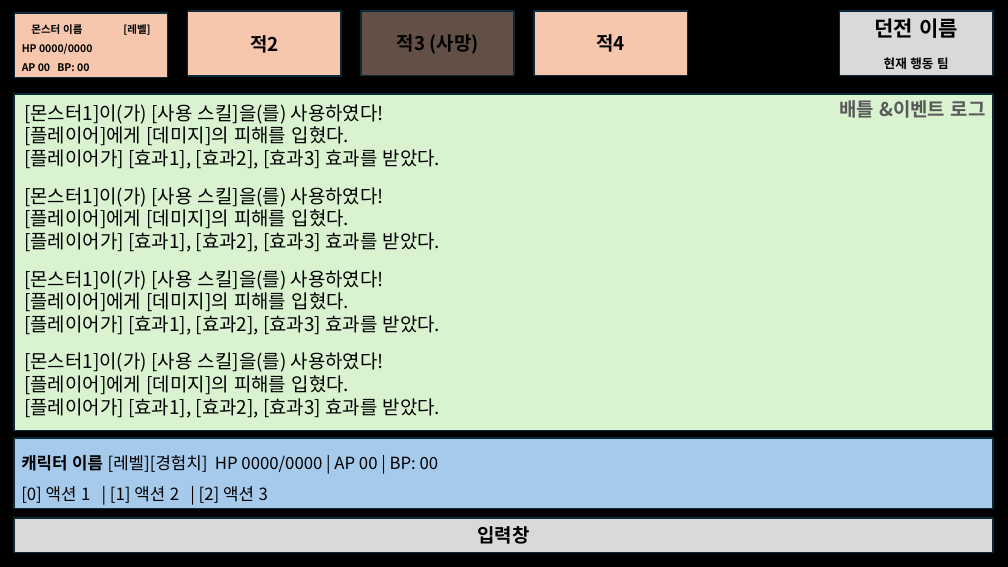
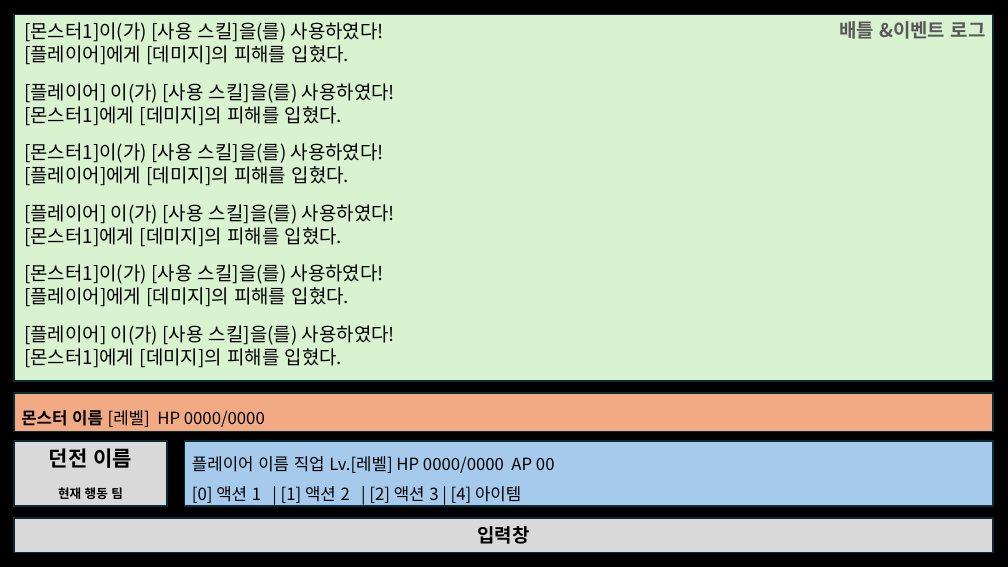
Before and after one commit to lsu0503/TextRPG_TeamProject2nd, a slide deck: slide 8 of Documents/TextRPG_와이어프레임.pptx. Drawn at 1008x567 pixels with LibreOffice and Linux fonts; fonts in the diff are those of the drawing. Boxes give left, top, right and bottom in pixels: in the first picture for what was removed or moved away, otherwise in the second. Text is boxed around its words. In the diff, an @@ line names an element or a change of style, - is before the commit and + after.

Commit message:
Update Wireframe PPT
Update Wireframe PPT

```diff
--- a/Documents/TextRPG_와이어프레임.pptx
+++ b/Documents/TextRPG_와이어프레임.pptx
@@ rectangle "배틀 &이벤트 로그": place and size @@
-rectangle "배틀 &이벤트 로그" at box(14, 94, 993, 430)
+rectangle "배틀 &이벤트 로그" at box(14, 14, 993, 381)
@@ text added at box(24, 22, 384, 65), 18 pt, text #000000 @@
+[몬스터1]이(가) [사용 스킬]을(를) 사용하였다!
+[플레이어]에게 [데미지]의 피해를 입혔다.
@@ rectangle removed at box(188, 11, 341, 76) @@
-적2
@@ rectangle removed at box(361, 11, 514, 76) @@
-적3 (사망)
@@ rectangle removed at box(535, 11, 688, 76) @@
-적4
@@ text at box(24, 83, 395, 126): text changed @@
-[몬스터1]이(가) [사용 스킬]을(를) 사용하였다!
-[플레이어]에게 [데미지]의 피해를 입혔다.
-[플레이어가] [효과1], [효과2], [효과3] 효과를 받았다.
+[플레이어] 이(가) [사용 스킬]을(를) 사용하였다!
+[몬스터1]에게 [데미지]의 피해를 입혔다.
@@ text "[몬스터1]이(가) [사용 스킬]을(를) 사용하였다!": place and size @@
-text "[몬스터1]이(가) [사용 스킬]을(를) 사용하였다!" at box(24, 187, 440, 252)
+text "[몬스터1]이(가) [사용 스킬]을(를) 사용하였다!" at box(24, 143, 384, 186)
@@ text added at box(24, 204, 395, 247), 18 pt, text #000000 @@
+[플레이어] 이(가) [사용 스킬]을(를) 사용하였다!
+[몬스터1]에게 [데미지]의 피해를 입혔다.
@@ text at box(24, 228, 440, 252): paragraph removed @@
-[플레이어가] [효과1], [효과2], [효과3] 효과를 받았다.
@@ text at box(24, 311, 440, 335): paragraph removed @@
-[플레이어가] [효과1], [효과2], [효과3] 효과를 받았다.
@@ text at box(24, 325, 395, 368): text changed @@
-[몬스터1]이(가) [사용 스킬]을(를) 사용하였다!
-[플레이어]에게 [데미지]의 피해를 입혔다.
-[플레이어가] [효과1], [효과2], [효과3] 효과를 받았다.
+[플레이어] 이(가) [사용 스킬]을(를) 사용하였다!
+[몬스터1]에게 [데미지]의 피해를 입혔다.
@@ rectangle "몬스터 이름 [레벨] HP 0000/0000": place and size @@
-rectangle "몬스터 이름 [레벨] HP 0000/0000" at box(14, 13, 168, 78)
+rectangle "몬스터 이름 [레벨] HP 0000/0000" at box(14, 393, 993, 432)
@@ rectangle "몬스터 이름 [레벨] HP 0000/0000" at box(14, 393, 993, 432): fill #F6C6AD to #F2AA84 @@
@@ text in rectangle at box(21, 410, 265, 427): text changed; size 10 to 16 pt; bold off @@
-몬스터 이름 [레벨]
-HP 0000/0000
-AP 00 BP: 00
+몬스터 이름 [레벨] HP 0000/0000
@@ rectangle "던전 이름": place and size @@
-rectangle "던전 이름" at box(839, 11, 993, 76)
+rectangle "던전 이름" at box(14, 441, 167, 506)
@@ rectangle "플레이어 이름 직업 Lv.[레벨] HP ...": place and size @@
-rectangle "플레이어 이름 직업 Lv.[레벨] HP ..." at box(14, 438, 993, 508)
+rectangle "플레이어 이름 직업 Lv.[레벨] HP ..." at box(185, 441, 993, 506)
@@ text in rectangle at box(192, 456, 555, 503): text changed @@
-캐릭터 이름 [레벨][경험치] HP 0000/0000 | AP 00 | BP: 00
-[0] 액션 1 | [1] 액션 2 | [2] 액션 3
+플레이어 이름 직업 Lv.[레벨] HP 0000/0000 AP 00
+[0] 액션 1 | [1] 액션 2 | [2] 액션 3 | [4] 아이템
```
